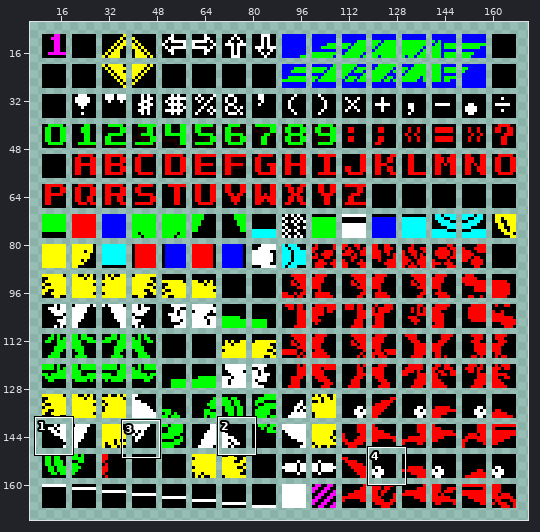
One commit to this sprite sheet: SpriteRotate/newtiles.png. The picture above shows the old version from afar; the outline marks the close-up.
Close-up. First the earlier version:
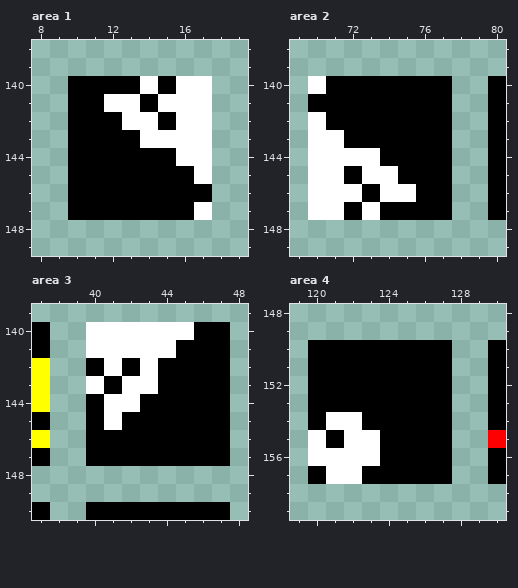
The file is 180x178 pixels. Pixels under 10% opacity are left out. Colours within 5 levels of each other are drawn and written as one. Shown: area 1: x 8..19, y 138..149; area 2: x 69..80, y 138..149; area 3: x 37..48, y 139..150; area 4: x 119..130, y 148..159. The wide view leaves out empty margins. The commit also changed other parts of the picture, which this record leaves out.
The result:
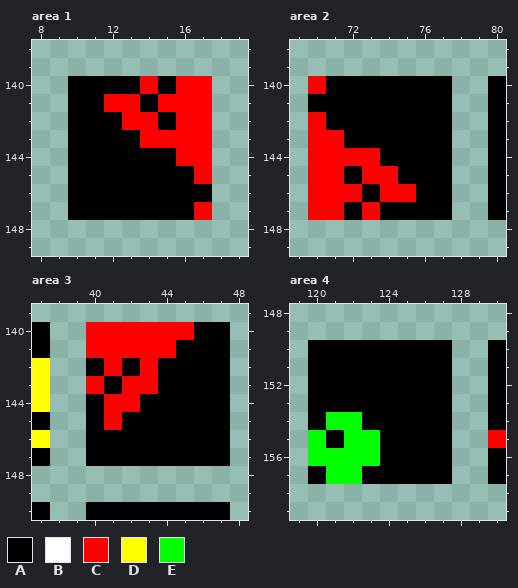
Palette (. is transparent): A #000000  B #ffffff  C #ff0000  D #ffff00  E #00ff00
Diff:
Area 1:
y 140: x 14 B -> C; x 16..17 BB -> CC
y 141: x 12..13 BB -> CC; x 15..17 BBB -> CCC
y 142: x 13..14 BB -> CC; x 16..17 BB -> CC
y 143: x 14..17 BBBB -> CCCC
y 144: x 16..17 BB -> CC
y 145: x 17 B -> C
y 147: x 17 B -> C
Area 2:
y 140: x 70 B -> C
y 142: x 70 B -> C
y 143: x 70..71 BB -> CC
y 144: x 70..73 BBBB -> CCCC
y 145: x 70..71 BB -> CC; x 73..74 BB -> CC
y 146: x 70..72 BBB -> CCC; x 74..75 BB -> CC
y 147: x 70..71 BB -> CC; x 73 B -> C
Area 3:
y 140: x 40..45 BBBBBB -> CCCCCC
y 141: x 40..44 BBBBB -> CCCCC
y 142: x 41 B -> C; x 43 B -> C
y 143: x 40 B -> C; x 42..43 BB -> CC
y 144: x 41..42 BB -> CC
y 145: x 41 B -> C
Area 4:
y 154: x 121..122 BB -> EE
y 155: x 120 B -> E; x 122..123 BB -> EE
y 156: x 120..123 BBBB -> EEEE
y 157: x 121..122 BB -> EE
Where, in picture pixels (left, top, right, bottom), the same in both close-ups:
changed: (104, 76, 212, 220)
changed: (308, 76, 416, 220)
changed: (86, 322, 194, 430)
changed: (308, 412, 380, 484)
